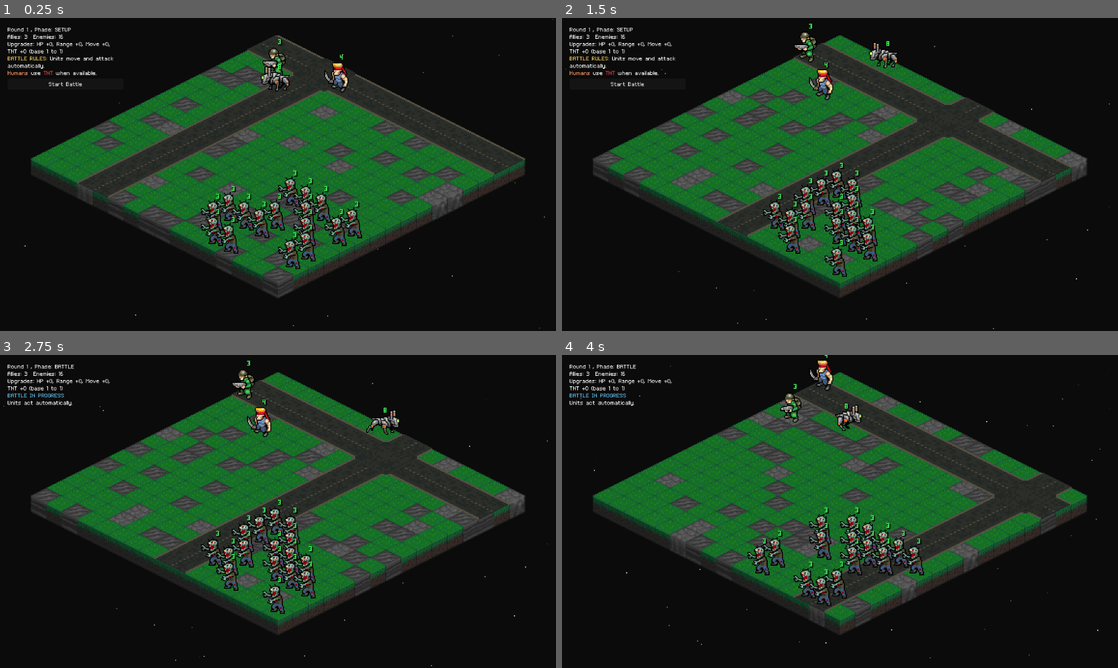
Above: before the commit, frames 1-4 (two rows, left to right).
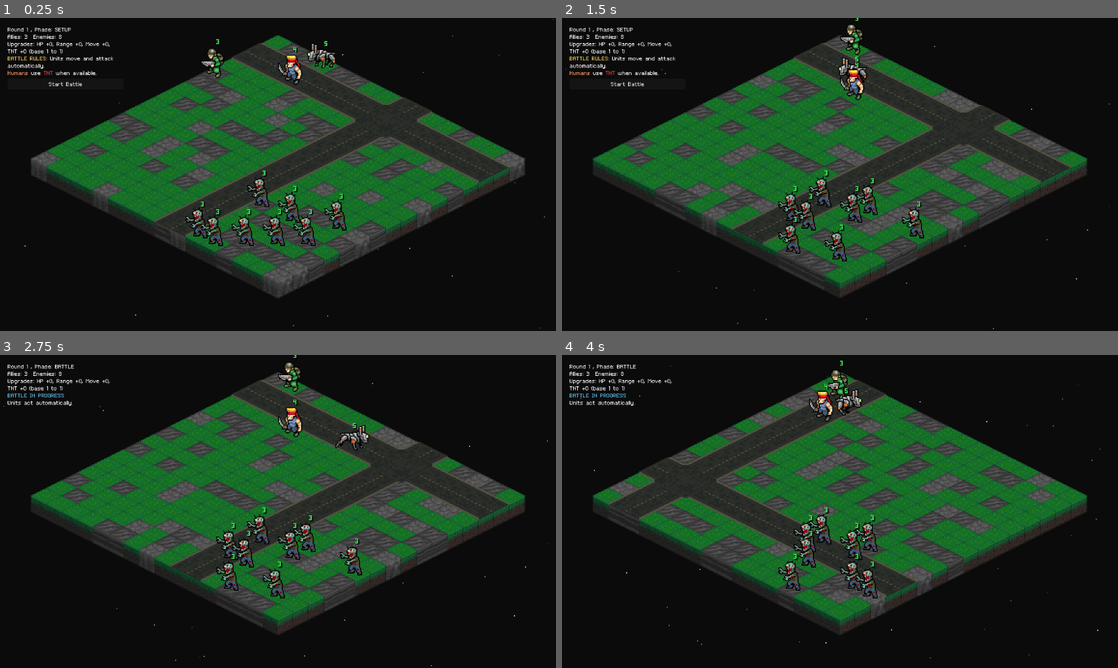
Above: after the commit, the same moments.

Repository: Tekknobot/MEKIII
Game: Godot game, scene res://scenes/Game.tscn
Two runs of this game, one before a commit and one after it. Both use one fixed random seed, a clock stepped at 60 frames per second and the inputs below.
Inputs (mouse positions are in pixels of both pictures, inside the frame that each line leads up to):
- Up to frame 1 (0.25 s): no input
- Up to frame 2 (1.5 s): click "Start Battle" at 0.5 s; tap Enter at 1.25 s; move the mouse to (962, 158) at 1.27 s; tap R at 1.35 s
- Up to frame 3 (2.75 s): click "Start Battle" at 2 s
- Up to frame 4 (4 s): move the mouse to (728, 527) at 2.77 s; tap R at 2.85 s; click "Start Battle" at 3.5 s

The runs differ from the first frame. In frame 1, 22% of the frame differs, in the area x 5-95%, y 5-87%; in frame 2, 17%; in frame 3, 17%; in frame 4, 23%, in the area x 8-92%, y 0-87%.

Commit message:
Decent state.

Diff:
--- a/scenes/Game.tscn
+++ b/scenes/Game.tscn
@@ -244,11 +244,10 @@
 
 [node name="Game" type="Node2D" groups=["GameMap"]]
 script = ExtResource("1_400sg")
+season_strength = 0.65
 target_water = 0.0
-water_blobs = 1
-blob_steps = 2
 mech_count = 1
-zombie_count = 16
+zombie_count = 8
 human_scene = ExtResource("2_s0nni")
 human2_scene = ExtResource("3_1gdd5")
 mech_scene = ExtResource("3_aug50")
--- a/scenes/medkit_drop.tscn
+++ b/scenes/medkit_drop.tscn
@@ -1,7 +1,8 @@
-[gd_scene load_steps=4 format=3 uid="uid://cq3upgp7cxwld"]
+[gd_scene load_steps=5 format=3 uid="uid://cq3upgp7cxwld"]
 
 [ext_resource type="Script" uid="uid://cgw34uwk1dcd" path="res://scripts/medkit_drop.gd" id="1_0yib5"]
 [ext_resource type="Texture2D" uid="uid://dlbicachyet3k" path="res://sprites/Drops/health_drop.png" id="1_8w31k"]
+[ext_resource type="AudioStream" uid="uid://bcjbc1m7ri1vm" path="res://audio/SFX/Retro PowerUP StereoUP 05.wav" id="2_x0mux"]
 
 [sub_resource type="RectangleShape2D" id="RectangleShape2D_alfcu"]
 size = Vector2(6, 1)
@@ -9,6 +10,7 @@
 [node name="MedkitDrop" type="Area2D"]
 script = ExtResource("1_0yib5")
 rot_degrees = 6.0
+pickup_sfx = ExtResource("2_x0mux")
 
 [node name="CollisionShape2D" type="CollisionShape2D" parent="."]
 position = Vector2(0, 7.5)
--- a/scripts/game.gd
+++ b/scripts/game.gd
@@ -64,8 +64,6 @@
 @export_range(0.0, 1.0, 0.05) var season_strength := 0.75
 
 @export_range(0.0, 0.6, 0.01) var target_water := 0.15
-@export_range(1, 20, 1) var water_blobs := 3
-@export_range(2, 40, 1) var blob_steps := 10
 @export_range(0.0, 1.0, 0.05) var freeze_water_chance := 0.65
 @export_range(0, 2000, 1) var max_fix_iterations := 500
 @export_range(0, 999999, 1) var map_seed := 0
@@ -364,13 +362,6 @@
 
 		var origin := _rand_cell_in_rect(region)
 
-		# Apply persistent run upgrades BEFORE checking footprint/occupancy
-		if unit.team == Unit.Team.ALLY:
-			unit.max_hp += bonus_max_hp
-			unit.hp = unit.max_hp
-			unit.attack_range += bonus_attack_range
-			unit.move_range += bonus_move_range
-
 		# big units must align
 		if _is_big_unit(unit):
 			origin = snap_origin_for_unit(origin, unit)
@@ -404,6 +395,10 @@
 		unit.grid_pos = origin
 		unit_origin[unit] = origin
 		units_root.add_child(unit)
+
+		# ✅ Now apply run bonuses AFTER the unit's own _ready() finishes
+		if unit.team == Unit.Team.ALLY:
+			unit.call_deferred("apply_run_bonuses", bonus_max_hp, bonus_attack_range, bonus_move_range)
 
 		unit.global_position = cell_to_world_for_unit(origin, unit)
 		unit.update_layering()
@@ -782,7 +777,6 @@
 		for y in range(map_height):
 			grid.terrain[x][y] = pick_tile_for_season_no_water()
 
-	_add_water_blobs()
 	_ensure_walkable_connected()
 	_remove_dead_ends()
 
@@ -1126,38 +1120,6 @@
 		c.y += (1 if to.y > c.y else -1)
 		if _in_bounds(c) and grid.terrain[c.x][c.y] == T_WATER:
 			grid.terrain[c.x][c.y] = main
-
-
-func _add_water_blobs() -> void:
-	var total := map_width * map_height
-	var desired := int(round(total * target_water))
-	if desired <= 0:
-		return
-
-	var placed := 0
-	for i in range(water_blobs):
-		if placed >= desired:
-			break
-
-		var c := Vector2i(rng.randi_range(0, map_width - 1), rng.randi_range(0, map_height - 1))
-		for s in range(blob_steps):
-			if placed >= desired:
-				break
-			if grid.terrain[c.x][c.y] != T_WATER:
-				grid.terrain[c.x][c.y] = T_WATER
-				placed += 1
-
-			var nbs := _neighbors4(c)
-			var next := nbs[rng.randi_range(0, nbs.size() - 1)]
-			if _in_bounds(next):
-				c = next
-
-	if season == Season.ICE:
-		for x in range(map_width):
-			for y in range(map_height):
-				if grid.terrain[x][y] == T_WATER and rng.randf() < freeze_water_chance:
-					grid.terrain[x][y] = T_ICE
-
 
 func _remove_dead_ends() -> void:
 	var iter := 0
@@ -2272,6 +2234,12 @@
 	return best
 
 func perform_human_tnt_throw(thrower: Unit, target_cell: Vector2i, target_unit: Unit) -> void:
+	# Safety: prevent firing out of range
+	if not _in_tnt_range(thrower, target_cell):
+		is_attacking_unit = false
+		_hide_tnt_curve()
+		return
+
 	if thrower == null or not is_instance_valid(thrower):
 		return
 	if is_moving_unit or is_attacking_unit:
@@ -2466,6 +2434,11 @@
 		tnt_aim_cell = Vector2i(-1, -1)
 		return
 
+	# NEW: block aiming if out of range
+	if not _in_tnt_range(tnt_aim_unit, hovered_cell):
+		_hide_tnt_curve()
+		return
+
 	# Only redraw when the target cell changes (prevents constant point churn)
 	if hovered_cell == tnt_aim_cell:
 		return
@@ -2682,3 +2655,64 @@
 	if roads_dl: roads_dl.visible = false
 	if roads_dr: roads_dr.visible = false
 	if roads_x:  roads_x.visible = false
+
+func _in_tnt_range(thrower: Unit, cell: Vector2i) -> bool:
+	if thrower == null or not is_instance_valid(thrower):
+		return false
+
+	var from := get_unit_origin(thrower)
+	var best := 999999
+
+	# measure from any footprint cell (works for big units too)
+	for fc in thrower.footprint_cells(from):
+		var d = abs(fc.x - cell.x) + abs(fc.y - cell.y)
+		best = min(best, d)
+
+	return best <= int(thrower.tnt_throw_range)
+
+func _pick_ai_tnt_target_cell(thrower: Unit) -> Vector2i:
+	if thrower == null or not is_instance_valid(thrower):
+		return Vector2i(-1, -1)
+
+	# Prefer hitting enemies; choose the one that would splash the most units
+	var enemies := get_enemies_of(thrower)
+	if enemies.is_empty():
+		return Vector2i(-1, -1)
+
+	var best_cell := Vector2i(-1, -1)
+	var best_score := -999999
+
+	for e in enemies:
+		if e == null or not is_instance_valid(e):
+			continue
+
+		var cell := get_unit_origin(e)
+
+		# ✅ range gating (this is the important part)
+		if not _in_tnt_range(thrower, cell):
+			continue
+
+		# optional: don’t throw on water / invalid
+		if not grid.in_bounds(cell):
+			continue
+
+		# Score: how many victims would get hit (splash)
+		var score := 0
+		for other in units_root.get_children():
+			var ou := other as Unit
+			if ou == null or not is_instance_valid(ou):
+				continue
+			if ou == thrower:
+				continue
+
+			var ou_cell := get_unit_origin(ou)
+			var d = abs(ou_cell.x - cell.x) + abs(ou_cell.y - cell.y)
+			if d <= tnt_splash_radius:
+				# prefer hitting enemies, avoid allies
+				score += (3 if ou.team != thrower.team else -4)
+
+		if score > best_score:
+			best_score = score
+			best_cell = cell
+
+	return best_cell
--- a/scripts/human.gd
+++ b/scripts/human.gd
@@ -6,5 +6,13 @@
 	move_range = 3
 	attack_range = 3
 	attack_repeats = 1
-	hp = 3
-	max_hp = 3
+
+	tnt_throw_range = 3
+
+	# ✅ Do NOT hard reset hp/max_hp here.
+	# If you want a baseline, clamp UP not down:
+	max_hp = max(max_hp, 3)
+	hp = clamp(hp, 0, max_hp)
+
+	# ✅ Run Unit setup (hp=max_hp + sprite base pos)
+	super._ready()
--- a/scripts/humantwo.gd
+++ b/scripts/humantwo.gd
@@ -6,5 +6,13 @@
 	move_range = 4
 	attack_range = 1
 	attack_repeats = 1
-	hp = 4
-	max_hp = 4
+
+	tnt_throw_range = 4
+
+	# ✅ Do NOT hard reset hp/max_hp here.
+	# If you want a baseline, clamp UP not down:
+	max_hp = max(max_hp, 4)
+	hp = clamp(hp, 0, max_hp)
+
+	# ✅ Run Unit setup (hp=max_hp + sprite base pos)
+	super._ready()
--- a/scripts/mech.gd
+++ b/scripts/mech.gd
@@ -3,8 +3,14 @@
 
 func _ready() -> void:
 	footprint_size = Vector2i(1, 1)
-	move_range = 8
+	move_range = 5
 	attack_range = 1
 	attack_repeats = 1
-	hp = 8
-	max_hp = 8
+
+	# ✅ Do NOT hard reset hp/max_hp here.
+	# If you want a baseline, clamp UP not down:
+	max_hp = max(max_hp, 5)
+	hp = clamp(hp, 0, max_hp)
+
+	# ✅ Run Unit setup (hp=max_hp + sprite base pos)
+	super._ready()
--- a/scripts/medkit_drop.gd
+++ b/scripts/medkit_drop.gd
@@ -9,6 +9,11 @@
 
 var _t := 0.0
 var visual: Node2D
+
+@export var pickup_sfx: AudioStream
+@export var pickup_vol_db := -6.0
+@export var pickup_pitch_min := 0.95
+@export var pickup_pitch_max := 1.05
 
 func _ready() -> void:
 	visual = get_node_or_null("Visual") as Node2D
@@ -48,12 +53,28 @@
 	# prevent double trigger
 	set_deferred("monitoring", false)
 
-	# ✅ heal (works with your Unit.hp / Unit.max_hp)
-	var before := u.hp
-	u.hp = min(u.max_hp, u.hp + heal_amount)
+	# ✅ heal
+	var before := int(u.hp)
+	u.hp = min(int(u.max_hp), int(u.hp) + int(heal_amount))
 
-	# optional flash via Map's existing helper (if present)
-	if also_flash and u.hp > before:
+	# ✅ play pickup sfx only if it actually healed
+	if int(u.hp) > before and pickup_sfx != null:
+		# Prefer Map helper if available (keeps your game's audio style consistent)
+		if map.has_method("play_sfx_poly"):
+			map.play_sfx_poly(pickup_sfx, u.global_position, pickup_vol_db, pickup_pitch_min, pickup_pitch_max)
+		else:
+			# Fallback: play locally
+			var p := AudioStreamPlayer2D.new()
+			p.stream = pickup_sfx
+			p.global_position = u.global_position
+			p.volume_db = pickup_vol_db
+			p.pitch_scale = randf_range(pickup_pitch_min, pickup_pitch_max)
+			get_tree().current_scene.add_child(p)
+			p.play()
+			p.finished.connect(func(): if is_instance_valid(p): p.queue_free())
+
+	# optional flash
+	if also_flash and int(u.hp) > before:
 		if map.has_method("_flash_unit"):
 			await map._flash_unit(u)
 
--- a/scripts/turnmanager.gd
+++ b/scripts/turnmanager.gd
@@ -237,7 +237,10 @@
 	# Needs TNT setup on Map
 	if M.tnt_projectile_scene == null or M.tnt_explosion_scene == null:
 		return {}
-	if human_tnt_throw_range <= 0:
+
+	# ✅ range comes from the unit
+	var max_throw := _tnt_range_for(h)
+	if max_throw <= 0:
 		return {}
 
 	var h_origin = M.get_unit_origin(h)
@@ -282,7 +285,7 @@
 
 		# throw range (origin -> landing cell)
 		var d_throw = abs(cell.x - h_origin.x) + abs(cell.y - h_origin.y)
-		if d_throw > human_tnt_throw_range:
+		if d_throw > max_throw:
 			continue
 
 		var enemy_hits := _count_team_hits_in_splash(cell, enemies, M.tnt_splash_radius)
@@ -295,7 +298,7 @@
 		if human_tnt_ally_avoid and ally_hits > 0:
 			continue
 
-		# Pick best:
+		# Pick best
 		var better := false
 		if enemy_hits > best_enemy_hits:
 			better = true
@@ -316,97 +319,6 @@
 
 	return {}
 
-func _pick_best_tnt_target_for_human(h: Human) -> Dictionary:
-	if h == null or not is_instance_valid(h):
-		return {}
-	if M == null:
-		return {}
-
-	# Needs TNT setup on Map
-	if M.tnt_projectile_scene == null or M.tnt_explosion_scene == null:
-		return {}
-	if human_tnt_throw_range <= 0:
-		return {}
-
-	var h_origin = M.get_unit_origin(h)
-	if M._is_big_unit(h):
-		h_origin = M.snap_origin_for_unit(h_origin, h)
-
-	# Collect units
-	var enemies: Array[Unit] = []
-	var allies: Array[Unit] = []
-	for child in M.units_root.get_children():
-		var u := child as Unit
-		if u == null or not is_instance_valid(u):
-			continue
-		if u.team == h.team:
-			allies.append(u)
-		else:
-			enemies.append(u)
-
-	if enemies.is_empty():
-		return {}
-
-	# Candidate cells: enemy origins + their 4-neighbors
-	var candidates := {}
-	for e in enemies:
-		var eo = M.get_unit_origin(e)
-		if M._is_big_unit(e):
-			eo = M.snap_origin_for_unit(eo, e)
-
-		candidates[eo] = true
-		for nb in M._neighbors4(eo):
-			if M.grid.in_bounds(nb):
-				candidates[nb] = true
-
-	var best_cell := Vector2i(-1, -1)
-	var best_enemy_hits := -1
-	var best_ally_hits := 999999
-	var best_throw_dist := 999999
-
-	for cell in candidates.keys():
-		if not M.grid.in_bounds(cell):
-			continue
-
-		# throw range (origin -> landing cell)
-		var d_throw = abs(cell.x - h_origin.x) + abs(cell.y - h_origin.y)
-		if d_throw > human_tnt_throw_range:
-			continue
-
-		var enemy_hits := _count_team_hits_in_splash(cell, enemies, M.tnt_splash_radius)
-		if enemy_hits < human_tnt_min_enemy_hits:
-			continue
-
-		var ally_hits := _count_team_hits_in_splash(cell, allies, M.tnt_splash_radius)
-
-		# avoid friendly fire if desired
-		if human_tnt_ally_avoid and ally_hits > 0:
-			continue
-
-		# Pick best:
-		# 1) more enemies hit
-		# 2) fewer allies hit (if not avoiding)
-		# 3) shorter throw distance (feels snappier)
-		var better := false
-		if enemy_hits > best_enemy_hits:
-			better = true
-		elif enemy_hits == best_enemy_hits:
-			if ally_hits < best_ally_hits:
-				better = true
-			elif ally_hits == best_ally_hits and d_throw < best_throw_dist:
-				better = true
-
-		if better:
-			best_enemy_hits = enemy_hits
-			best_ally_hits = ally_hits
-			best_throw_dist = d_throw
-			best_cell = cell
-
-	if best_enemy_hits >= human_tnt_min_enemy_hits and best_cell.x >= 0:
-		return {"cell": best_cell, "enemy_hits": best_enemy_hits}
-
-	return {}
-
 func _count_team_hits_in_splash(center: Vector2i, team_units: Array[Unit], radius: int) -> int:
 	var hits := 0
 	for u in team_units:
@@ -422,3 +334,9 @@
 		if d <= radius:
 			hits += 1
 	return hits
+
+func _tnt_range_for(u: Unit) -> int:
+	if u == null:
+		return 0
+	# If you added @export var tnt_throw_range on Unit:
+	return int(u.tnt_throw_range)
--- a/scripts/unit.gd
+++ b/scripts/unit.gd
@@ -6,6 +6,8 @@
 @export var attack_range := 1
 @export var attack_repeats := 1
 @export var attack_anim: StringName = "attack"
+
+@export var tnt_throw_range := 3  # default (can override per unit)
 
 @export var max_hp := 3   # NEW
 var hp := 3               # NEW
@@ -119,3 +121,9 @@
 		var stream: AudioStream = map._sfx_die_for(self)
 		if stream != null:
 			map.play_sfx_poly(stream, global_position, -4.0, 0.95, 1.05)
+
+func apply_run_bonuses(hp_bonus: int, range_bonus: int, move_bonus: int) -> void:
+	max_hp += hp_bonus
+	hp = max_hp  # or: hp = min(hp + hp_bonus, max_hp) if you prefer
+	attack_range += range_bonus
+	move_range += move_bonus
--- a/scripts/zombie.gd
+++ b/scripts/zombie.gd
@@ -6,5 +6,11 @@
 	move_range = 3
 	attack_range = 1
 	attack_repeats = 1
-	hp = 3
-	max_hp = 3
+
+	# ✅ Do NOT hard reset hp/max_hp here.
+	# If you want a baseline, clamp UP not down:
+	max_hp = max(max_hp, 3)
+	hp = clamp(hp, 0, max_hp)
+
+	# ✅ Run Unit setup (hp=max_hp + sprite base pos)
+	super._ready()
